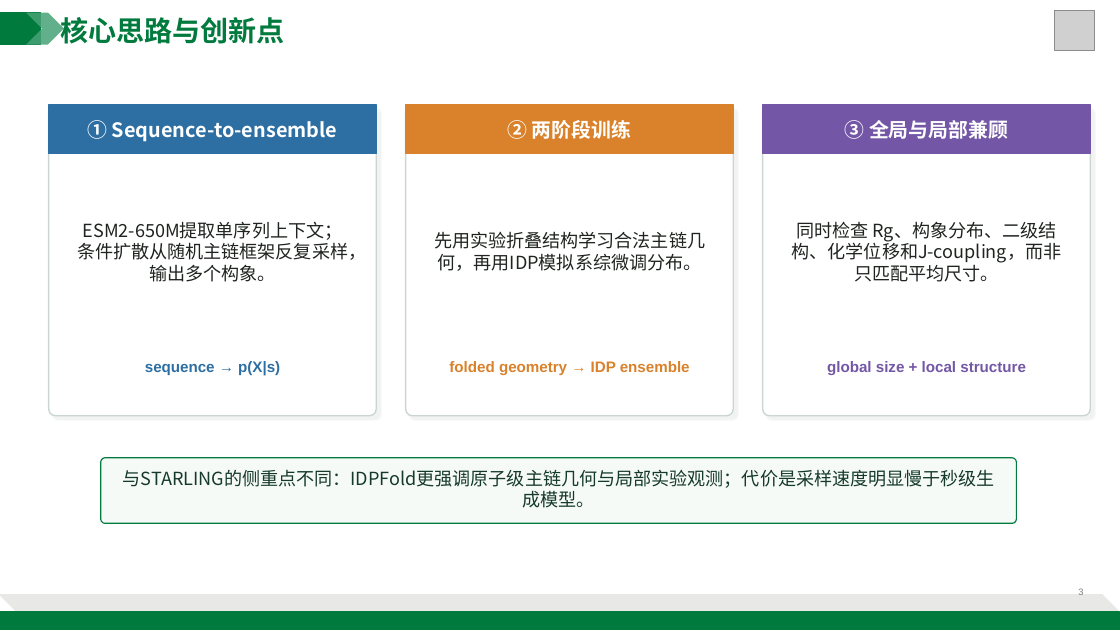
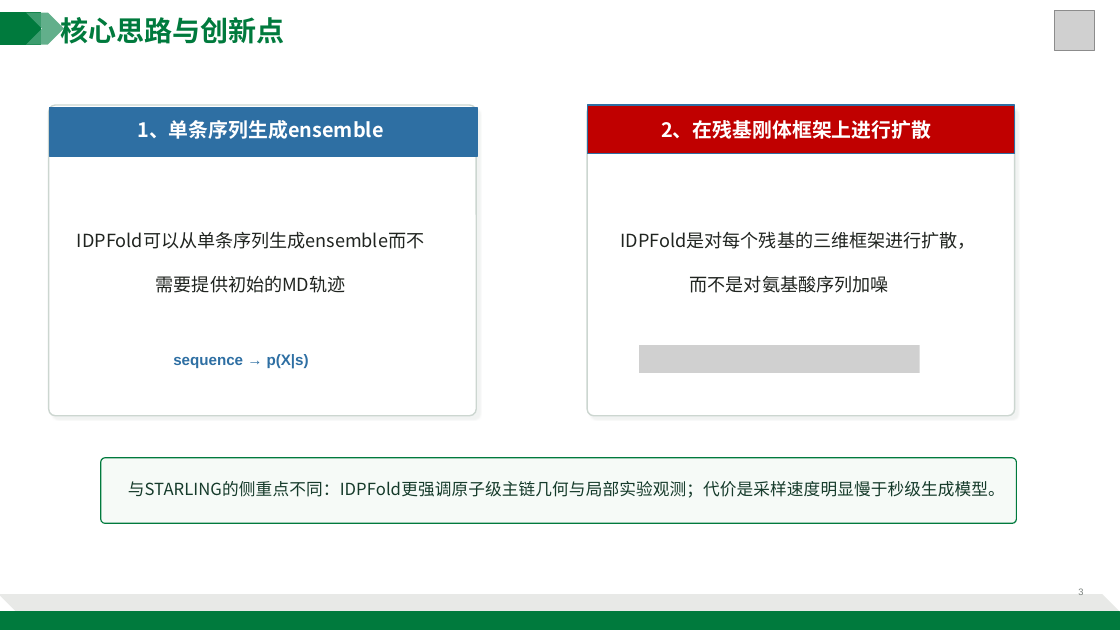
Before and after one commit to Doerrrr/paper, a slide deck: slide 3 of IDR IDP/Accurate Generation of Conformational Ensembles for Intrinsically Disordered Proteins with IDPFold/IDPFold_组会汇报_最终版_v4.pptx. Drawn at 1120x630 pixels with LibreOffice and Linux fonts; fonts in the diff are those of the drawing; grey boxes stand for pictures. Boxes give left, top, right and bottom in pixels: in the first picture for what was removed or moved away, otherwise in the second. Text is boxed around its words. In the diff, an @@ line names an element or a change of style, - is before the commit and + after.

```diff
--- a/IDR IDP/Accurate Generation of Conformational Ensembles for Intrinsically Disordered Proteins with IDPFold/IDPFold_组会汇报_最终版_v4.pptx
+++ b/IDR IDP/Accurate Generation of Conformational Ensembles for Intrinsically Disordered Proteins with IDPFold/IDPFold_组会汇报_最终版_v4.pptx
@@ rounded rectangle resized from (x1=49, y1=105, x2=376, y2=416) to (x1=49, y1=105, x2=476, y2=416) @@
@@ rectangle resized from (x1=49, y1=105, x2=376, y2=154) to (x1=50, y1=108, x2=477, y2=156) @@
@@ rounded rectangle removed at (x1=406, y1=105, x2=734, y2=416) @@
@@ rectangle removed at (x1=406, y1=105, x2=734, y2=154) @@
@@ rounded rectangle resized from (x1=763, y1=105, x2=1091, y2=416) to (x1=587, y1=105, x2=1015, y2=416) @@
@@ rectangle resized from (x1=763, y1=105, x2=1091, y2=154) to (x1=587, y1=105, x2=1015, y2=154) @@
@@ rectangle at (x1=587, y1=105, x2=1015, y2=154): fill #7357A6 to #C00000; outline #7357A6 1 pt to #2E6FA3 1 pt @@
@@ text at (x1=137, y1=120, x2=383, y2=139): text changed @@
-① Sequence-to-ensemble
+1、单条序列生成ensemble
@@ text added at (x1=661, y1=120, x2=931, y2=139), 17 pt, text #FFFFFF, bold @@
+2、在残基刚体框架上进行扩散
@@ text at (x1=77, y1=221, x2=366, y2=282): text changed @@
-ESM2-650M提取单序列上下文；条件扩散从随机主链框架反复采样，输出多个构象。
+IDPFold可以从单条序列生成ensemble而不需要提供初始的MD轨迹
@@ text removed at (x1=434, y1=231, x2=705, y2=271) @@
-先用实验折叠结构学习合法主链几何，再用IDP模拟系综微调分布。
@@ text added at (x1=621, y1=231, x2=976, y2=293), 15.5 pt, text #202420 @@
+IDPFold是对每个残基的三维框架进行扩散，而不是对氨基酸序列加噪
@@ text removed at (x1=792, y1=221, x2=1062, y2=282) @@
-同时检查 Rg、构象分布、二级结构、化学位移和J-coupling，而非只匹配平均尺寸。
@@ text "sequence → p(X|s)" moved from (x1=145, y1=361, x2=280, y2=376) to (x1=173, y1=354, x2=309, y2=368) @@
@@ picture added at (x1=639, y1=345, x2=920, y2=373) @@
@@ text removed at (x1=449, y1=361, x2=690, y2=375) @@
-folded geometry → IDP ensemble
@@ text removed at (x1=827, y1=361, x2=1026, y2=375) @@
-global size + local structure
@@ text "与STARLING的侧重点不同：IDPFold更强调原子级主链几何与局部实验观测；代价是采样速度明显慢于秒级生成模型。" at (x1=128, y1=481, x2=1005, y2=498): size 15.5 to 14.3 pt @@
```
Also in this commit, not shown: 5 other slides changed, 2 slides removed, 25 other files.
